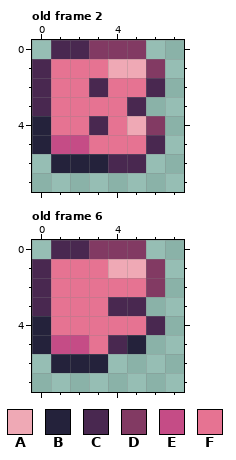
One commit to this pixel-art file: resources/text.aseprite. The first picture shows the starting point.
8x8 pixels, 11 frames. Shown: old frame 2, old frame 6.
Palette (. is transparent): A #efa9b5  B #24223b  C #492850  D #823a63  E #c54c86  F #e67392
Pixels before, old frame 2, first column x 0:
0 .CCDDD.
1 CFFFAAD
2 CFFCFFC
3 CFFFFC.
4 BFFCFAD
5 BEEFFFC
6 .BBBCC.
Pixels before, old frame 6, first column x 0:
0 .CCDDD.
1 CFFFAAD
2 CFFFFFD
3 CFFFCC.
4 BFFFFFC
5 BEEFCB.
6 .BBB...
And afterwards:
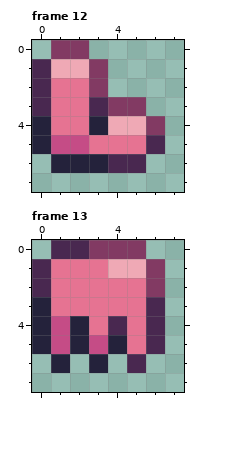
A new or re-ordered frame is compared with the old frame closest to it.
The author wrote: Few more font symbols
Edits made:
frames 11 -> 13
Changed rows in their new state; - is an unchanged pixel.
Frame 12 is new; against old frame 2:
first column x 1:
0 DD...-
1 AAD...
2 --D...
3 --CDD-
4 --BA--
Frame 13 is new; against old frame 6:
first column x 0:
3 B---FFC
4 -EB-C--
5 --BEBFC
6 --.--C-
Changed places in both pictures, as pixel boxes (x1, y1, x2, y2):
changed: (51, 40, 165, 135)
changed: (32, 297, 165, 373)
